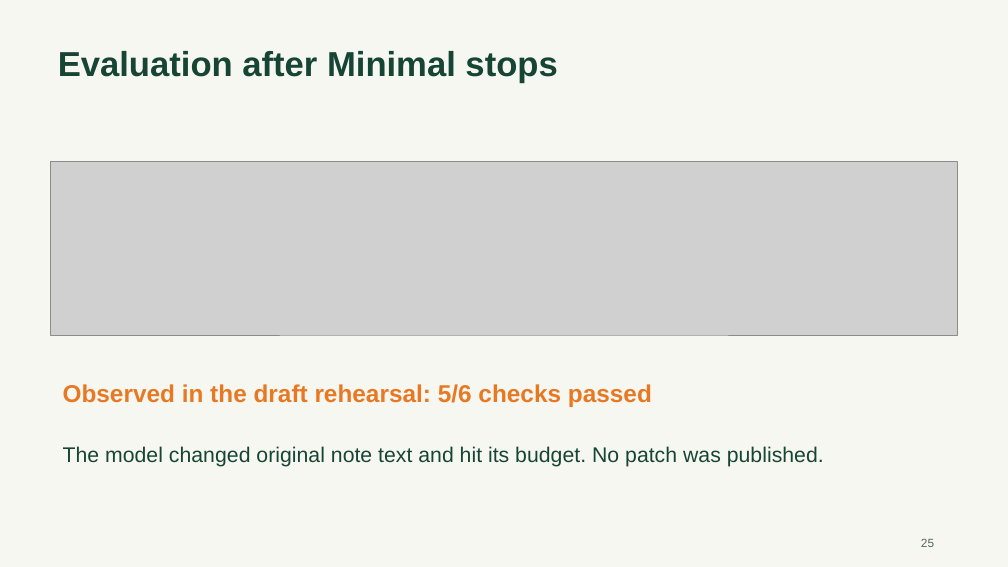
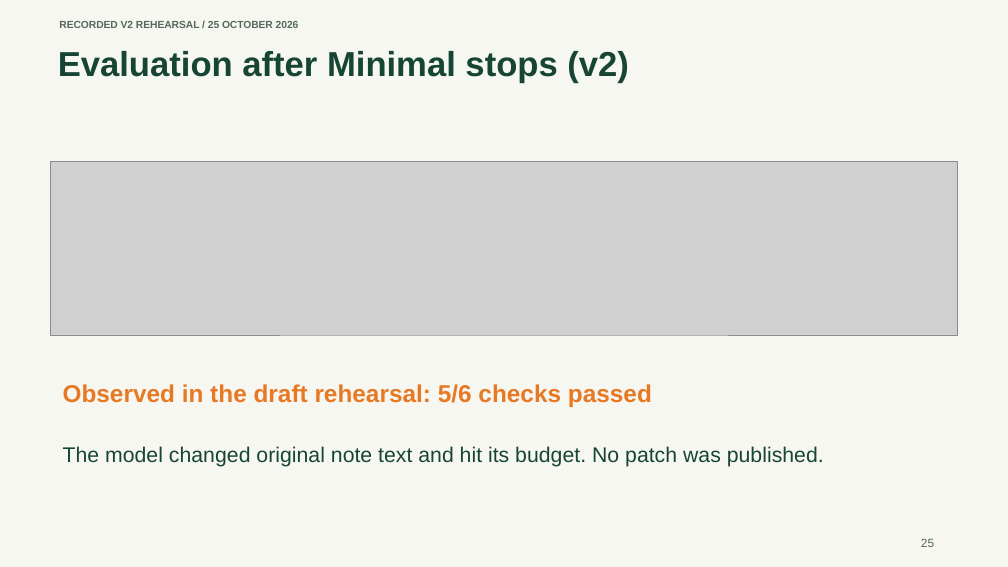
Before and after one commit to shubham-t/harness-lab, a slide deck: slide 25 of presentation/Agent-Harness-Workshop.pptx. Drawn at 1008x567 pixels with LibreOffice and Linux fonts; fonts in the diff are those of the drawing; grey boxes stand for pictures. Boxes give left, top, right and bottom in pixels: in the first picture for what was removed or moved away, otherwise in the second. Text is boxed around its words. In the diff, an @@ line names an element or a change of style, - is before the commit and + after.

Commit message:
Clarify live outcomes, harden rehearsal evaluation and record v3 evidence

```diff
--- a/presentation/Agent-Harness-Workshop.pptx
+++ b/presentation/Agent-Harness-Workshop.pptx
@@ text added at [59,21,299,28], 9.8 pt, text #54685D, bold @@
+RECORDED V2 REHEARSAL / 25 OCTOBER 2026
@@ text at [58,51,629,83]: text changed @@
-Evaluation after Minimal stops
+Evaluation after Minimal stops (v2)
```
Also in this commit, not shown: 12 other slides changed, 2 slides added, 45 other files.
